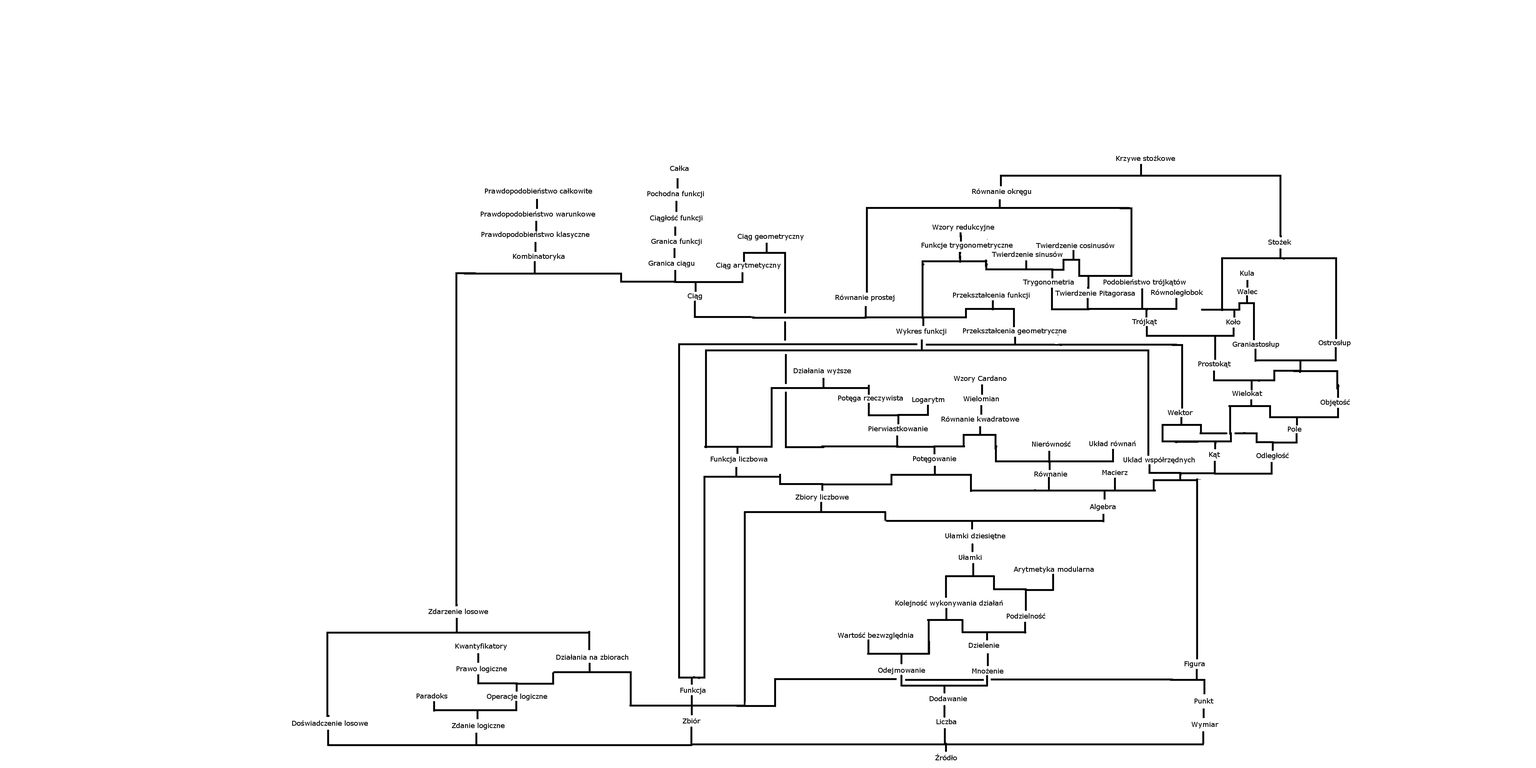
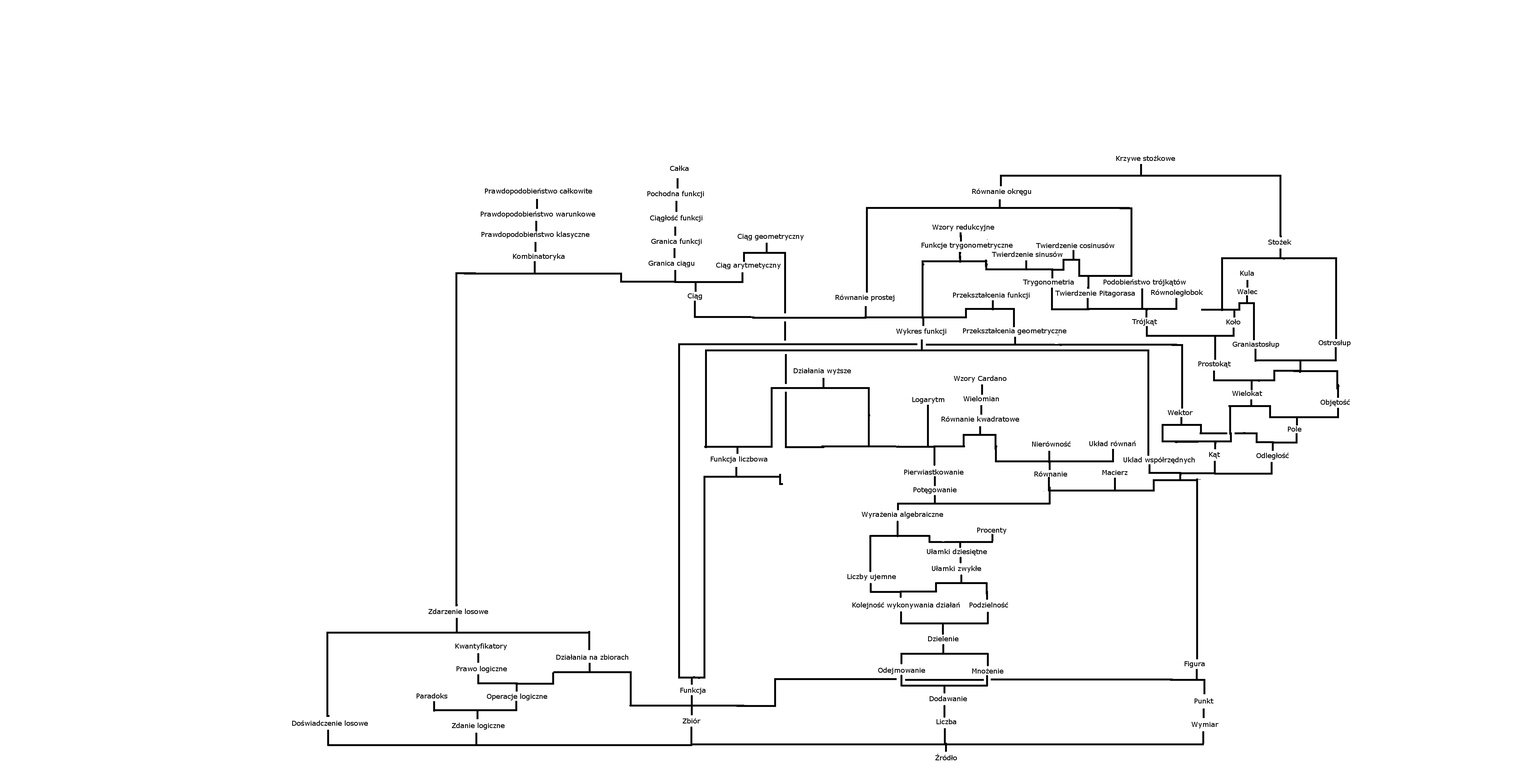
Revision of a layered 1536×768 image; what changed, layer by layer:
removed layer "Wartość bezwzględnia" over (837, 632, 914, 640)
painted on "Dzielenie" over (928, 635, 1000, 648)
painted on "Kolejność wykonywania działań" over (852, 600, 1003, 609)
painted on "Podzielność" over (969, 602, 1046, 619)
removed layer "Arytmetyka modularna" over (1013, 566, 1094, 574)
renamed "Ułamki" to "Ułamki zwykłe", painted on it over (931, 554, 982, 573)
painted on "Ułamki dziesiętne" over (926, 532, 1006, 556)
removed layer "Zbiory liczbowe" over (795, 494, 849, 502)
renamed "Algebra" to "Wyrażenia algebraiczne", painted on it over (861, 503, 1116, 519)
painted on "Potęgowanie" over (913, 456, 957, 494)
painted on "Pierwiastkowanie" over (868, 425, 964, 475)
removed layer "Potęga rzeczywista" over (838, 395, 903, 403)
added layer "Procenty" above "Liczby ujemne" over (977, 527, 1007, 535)
added layer "Liczby ujemne" above "Background" over (847, 573, 896, 581)
painted on "Background" over (743, 384, 1156, 705)
